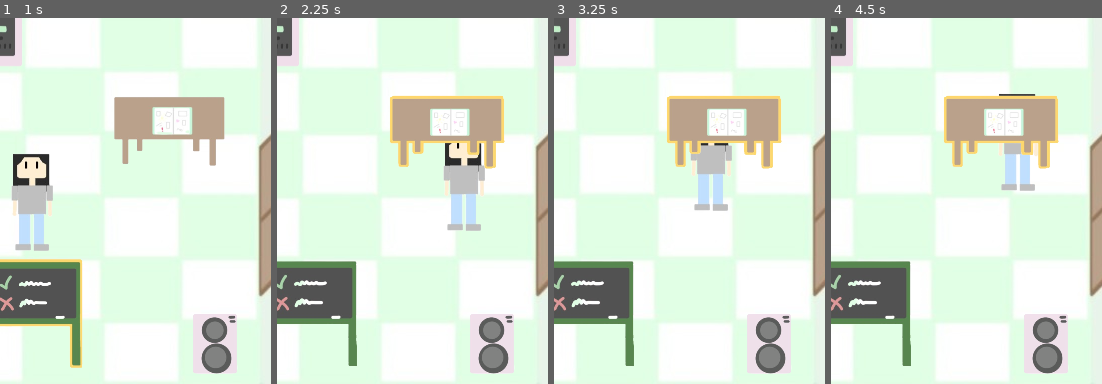
Above: before the commit, frames 1-4 (left to right).
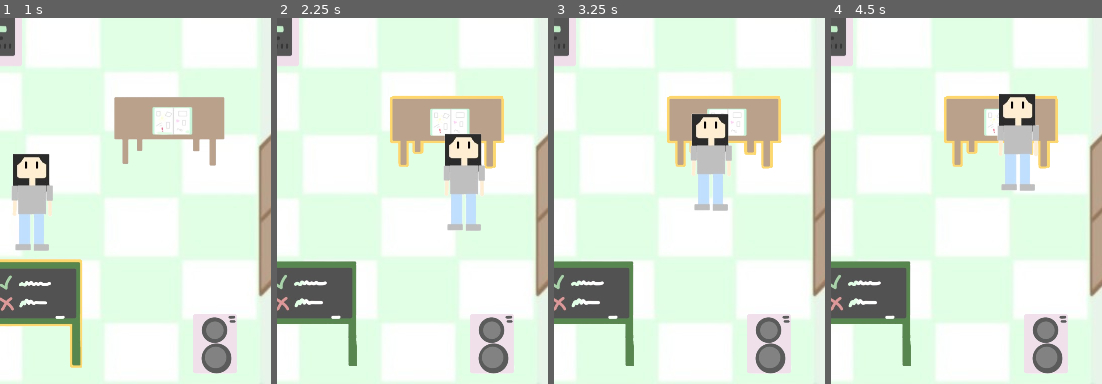
Above: after the commit, the same moments.

Repository: YanaKovaleva/isabelXmas
Game: Godot game, scene res://main.tscn
The game is run twice, just before and just after one commit, with the same random seed, the same clock (stepped at 60 frames per second) and the same inputs.
Inputs:
- Up to frame 1 (1 s): tap Enter at 0.5 s; hold D (right) from 0.53 s (still down); tap Alt at 0.6 s; tap Up (up) at 0.77 s
- Up to frame 2 (2.25 s): tap Shift at 1.35 s; tap Up (up) at 1.52 s; tap Space at 2 s; release D (right) at 2.03 s; hold Left (left) from 2.03 s (still down); tap Alt at 2.1 s
- Up to frame 3 (3.25 s): release Left (left) at 2.78 s; hold D (right) from 2.78 s (still down); tap Shift at 2.85 s; tap Up (up) at 3.02 s
- Up to frame 4 (4.5 s): tap Alt at 3.6 s; tap Up (up) at 3.77 s; tap Enter at 4.25 s; release D (right) at 4.28 s; hold Left (left) from 4.28 s (still down); tap Shift at 4.35 s
The pictures show only the part of the screen within x 40-90%, y 40-90%; the shares and areas given below are measured in that part.

Frame 1 is identical in both runs. In frame 2, 0.5% of the frame differs, in the area x 61-77%, y 31-41%; in frame 3, 1.2%; in frame 4, 1.9%, in the area x 61-77%, y 21-38%.

Commit message:
Rest of highlights
Everything highlights now! Still kinda glitchy but that's what I'll have to go with

Diff:
--- a/isabel/game.gd
+++ b/isabel/game.gd
@@ -1,5 +1,7 @@
 extends Sprite2D
 
+const REGULAR = preload("res://images/game.png");
+const HIGHLIGHT = preload("res://images/game_y.png");
 
 # Called when the node enters the scene tree for the first time.
 func _ready() -> void:
@@ -7,5 +9,19 @@
 
 
 # Called every frame. 'delta' is the elapsed time since the previous frame.
-func _process(delta: float) -> void:
+func _process(_delta: float) -> void:
 	pass
+
+
+func _on_area_2d_body_entered(body: Node2D) -> void:
+	texture = HIGHLIGHT;
+	scale = Vector2(0.315,0.315);
+	position.x = 207.0;
+	position.y = 265.0;
+
+
+func _on_area_2d_body_exited(body: Node2D) -> void:
+	texture = REGULAR;
+	scale = Vector2(0.5,0.5);
+	position.x = 200.0;
+	position.y = 265.0;
--- a/isabel/isabel.gd
+++ b/isabel/isabel.gd
@@ -5,7 +5,7 @@
 const JUMP_VELOCITY = -400.0
 
 
-func _physics_process(delta: float) -> void:
+func _physics_process(_delta: float) -> void:
 	var direction1 = 0;
 	# Add the gravity.
 	#if not is_on_floor():
@@ -33,19 +33,19 @@
 #	Isabel.position = 110;
 
 
-func _on_left_boundary_body_entered(body: Node2D) -> void:
+func _on_left_boundary_body_entered(_body: Node2D) -> void:
 	velocity.x = 5 * SPEED;
 	move_and_slide()
 
 
-func _on_right_boundary_body_entered(body: Node2D) -> void:
+func _on_right_boundary_body_entered(_body: Node2D) -> void:
 	velocity.x = -5 * SPEED;
 	move_and_slide()
 
-func _on_top_boundary_body_entered(body: Node2D) -> void:
-	velocity.y = 15 * SPEED;
+func _on_top_boundary_body_entered(_body: Node2D) -> void:
+	velocity.y = 5 * SPEED;
 	move_and_slide()
 
-func _on_bottom_boundary_body_entered(body: Node2D) -> void:
-	velocity.y = -15 * SPEED;
+func _on_bottom_boundary_body_entered(_body: Node2D) -> void:
+	velocity.y = -5 * SPEED;
 	move_and_slide()
--- a/isabel/main.tscn
+++ b/isabel/main.tscn
@@ -14,6 +14,12 @@
 [ext_resource type="Script" uid="uid://b8ty1st67ul14" path="res://quiz.gd" id="10_2cqfq"]
 [ext_resource type="Script" uid="uid://3qb1ikcwchqa" path="res://game.gd" id="12_yaehf"]
 [ext_resource type="Script" uid="uid://nl363y1pqnb0" path="res://photos.gd" id="14_074og"]
+
+[sub_resource type="RectangleShape2D" id="RectangleShape2D_82xsv"]
+size = Vector2(224, 326)
+
+[sub_resource type="RectangleShape2D" id="RectangleShape2D_getpj"]
+size = Vector2(345, 247.5)
 
 [sub_resource type="RectangleShape2D" id="RectangleShape2D_vivmo"]
 size = Vector2(44, 102)
@@ -46,12 +52,6 @@
 [sub_resource type="RectangleShape2D" id="RectangleShape2D_cegan"]
 size = Vector2(337.5, 325)
 
-[sub_resource type="RectangleShape2D" id="RectangleShape2D_82xsv"]
-size = Vector2(224, 326)
-
-[sub_resource type="RectangleShape2D" id="RectangleShape2D_getpj"]
-size = Vector2(345, 247.5)
-
 [sub_resource type="RectangleShape2D" id="RectangleShape2D_kek77"]
 size = Vector2(54, 635)
 
@@ -72,6 +72,31 @@
 offset_right = 543.0
 offset_bottom = 732.0
 texture = ExtResource("1_ig7tw")
+
+[node name="game" type="Sprite2D" parent="."]
+position = Vector2(200, 265)
+scale = Vector2(0.5, 0.5)
+texture = ExtResource("7_ycdy4")
+script = ExtResource("12_yaehf")
+
+[node name="Area2D" type="Area2D" parent="game"]
+
+[node name="CollisionShape2D" type="CollisionShape2D" parent="game/Area2D"]
+position = Vector2(0, 13)
+shape = SubResource("RectangleShape2D_82xsv")
+
+[node name="photos" type="Sprite2D" parent="."]
+position = Vector2(380, 383)
+scale = Vector2(0.4, 0.4)
+texture = ExtResource("8_w48qg")
+script = ExtResource("14_074og")
+
+[node name="Area2D" type="Area2D" parent="photos"]
+
+[node name="CollisionShape2D" type="CollisionShape2D" parent="photos/Area2D"]
+position = Vector2(-12.4998, 43.7501)
+scale = Vector2(0.999999, 0.999999)
+shape = SubResource("RectangleShape2D_getpj")
 
 [node name="Isabel" type="CharacterBody2D" parent="."]
 script = ExtResource("2_kek77")
@@ -126,31 +151,6 @@
 scale = Vector2(1, 1)
 shape = SubResource("RectangleShape2D_cegan")
 
-[node name="game" type="Sprite2D" parent="."]
-position = Vector2(200, 265)
-scale = Vector2(0.5, 0.5)
-texture = ExtResource("7_ycdy4")
-script = ExtResource("12_yaehf")
-
-[node name="Area2D" type="Area2D" parent="game"]
-
-[node name="CollisionShape2D" type="CollisionShape2D" parent="game/Area2D"]
-position = Vector2(0, 13)
-shape = SubResource("RectangleShape2D_82xsv")
-
-[node name="photos" type="Sprite2D" parent="."]
-position = Vector2(380, 383)
-scale = Vector2(0.4, 0.4)
-texture = ExtResource("8_w48qg")
-script = ExtResource("14_074og")
-
-[node name="Area2D" type="Area2D" parent="photos"]
-
-[node name="CollisionShape2D" type="CollisionShape2D" parent="photos/Area2D"]
-position = Vector2(-12.4998, 43.7501)
-scale = Vector2(0.999999, 0.999999)
-shape = SubResource("RectangleShape2D_getpj")
-
 [node name="leftBoundary" type="Area2D" parent="."]
 
 [node name="CollisionShape2D" type="CollisionShape2D" parent="leftBoundary"]
@@ -185,12 +185,16 @@
 scale = Vector2(1, 32.3498)
 shape = SubResource("RectangleShape2D_dg77c")
 
+[connection signal="body_entered" from="game/Area2D" to="game" method="_on_area_2d_body_entered"]
+[connection signal="body_exited" from="game/Area2D" to="game" method="_on_area_2d_body_exited"]
+[connection signal="body_entered" from="photos/Area2D" to="photos" method="_on_area_2d_body_entered"]
+[connection signal="body_exited" from="photos/Area2D" to="photos" method="_on_area_2d_body_exited"]
 [connection signal="body_entered" from="speaker/Area2D" to="speaker" method="_on_area_2d_body_entered"]
 [connection signal="body_exited" from="speaker/Area2D" to="speaker" method="_on_area_2d_body_exited"]
+[connection signal="body_entered" from="tree/Area2D" to="tree" method="_on_area_2d_body_entered"]
+[connection signal="body_exited" from="tree/Area2D" to="tree" method="_on_area_2d_body_exited"]
 [connection signal="body_entered" from="quiz/Area2D" to="quiz" method="_on_area_2d_body_entered"]
 [connection signal="body_exited" from="quiz/Area2D" to="quiz" method="_on_area_2d_body_exited"]
-[connection signal="body_entered" from="photos/Area2D" to="photos" method="_on_area_2d_body_entered"]
-[connection signal="body_exited" from="photos/Area2D" to="photos" method="_on_area_2d_body_exited"]
 [connection signal="body_entered" from="leftBoundary" to="Isabel" method="_on_left_boundary_body_entered"]
 [connection signal="body_entered" from="rightBoundary" to="Isabel" method="_on_right_boundary_body_entered"]
 [connection signal="body_entered" from="topBoundary" to="Isabel" method="_on_top_boundary_body_entered"]
--- a/isabel/photos.gd
+++ b/isabel/photos.gd
@@ -8,19 +8,19 @@
 
 
 # Called every frame. 'delta' is the elapsed time since the previous frame.
-func _process(delta: float) -> void:
+func _process(_delta: float) -> void:
 	pass
 
 
 
-func _on_area_2d_body_entered(body: Node2D) -> void:
+func _on_area_2d_body_entered(_body: Node2D) -> void:
 	texture = HIGHLIGHT;
 	scale = Vector2(0.253,0.253);
 	position.x = 383.0;
 	position.y = 406.0;
 
 
-func _on_area_2d_body_exited(body: Node2D) -> void:
+func _on_area_2d_body_exited(_body: Node2D) -> void:
 	texture = REGULAR;
 	scale = Vector2(0.4,0.4);
 	position.x=380.0;
--- a/isabel/quiz.gd
+++ b/isabel/quiz.gd
@@ -8,19 +8,19 @@
 
 
 # Called every frame. 'delta' is the elapsed time since the previous frame.
-func _process(delta: float) -> void:
+func _process(_delta: float) -> void:
 	pass
 
 
 
-func _on_area_2d_body_entered(body: Node2D) -> void:
+func _on_area_2d_body_entered(_body: Node2D) -> void:
 	texture = HIGHLIGHT;
 	scale = Vector2(0.3,0.3);
 	position.x = 250.0;
 	position.y = 585.0;
 
 
-func _on_area_2d_body_exited(body: Node2D) -> void:
+func _on_area_2d_body_exited(_body: Node2D) -> void:
 	texture = REGULAR;
 	scale = Vector2(0.4,0.4);
 	position.x = 227.0;
--- a/isabel/speaker.gd
+++ b/isabel/speaker.gd
@@ -9,16 +9,16 @@
 
 
 # Called every frame. 'delta' is the elapsed time since the previous frame.
-func _process(delta: float) -> void:
+func _process(_delta: float) -> void:
 	pass
 
 
-func _on_area_2d_body_entered(body: Node2D) -> void:
+func _on_area_2d_body_entered(_body: Node2D) -> void:
 	texture = HIGHLIGHT;
 	scale = Vector2(0.2,0.2);
 	position.x = 433.0;
 	position.y = 625.0;
-func _on_area_2d_body_exited(body: Node2D) -> void:
+func _on_area_2d_body_exited(_body: Node2D) -> void:
 	texture = REGULAR;
 	scale = Vector2(0.3,0.3);
 	position.x = 433.0;
--- a/isabel/tree.gd
+++ b/isabel/tree.gd
@@ -1,5 +1,7 @@
 extends Sprite2D
 
+const REGULAR = preload("res://images/tree.png");
+const HIGHLIGHT = preload("res://images/tree_y.png");
 
 # Called when the node enters the scene tree for the first time.
 func _ready() -> void:
@@ -7,5 +9,19 @@
 
 
 # Called every frame. 'delta' is the elapsed time since the previous frame.
-func _process(delta: float) -> void:
+func _process(_delta: float) -> void:
 	pass
+
+
+func _on_area_2d_body_entered(body: Node2D) -> void:
+	texture = HIGHLIGHT;
+	scale = Vector2(0.315,0.315);
+	position.x = 407.0;
+	position.y = 164.0;
+
+
+func _on_area_2d_body_exited(body: Node2D) -> void:
+	texture = REGULAR;
+	scale = Vector2(0.5,0.5);
+	position.x = 401.0;
+	position.y = 154.0;
